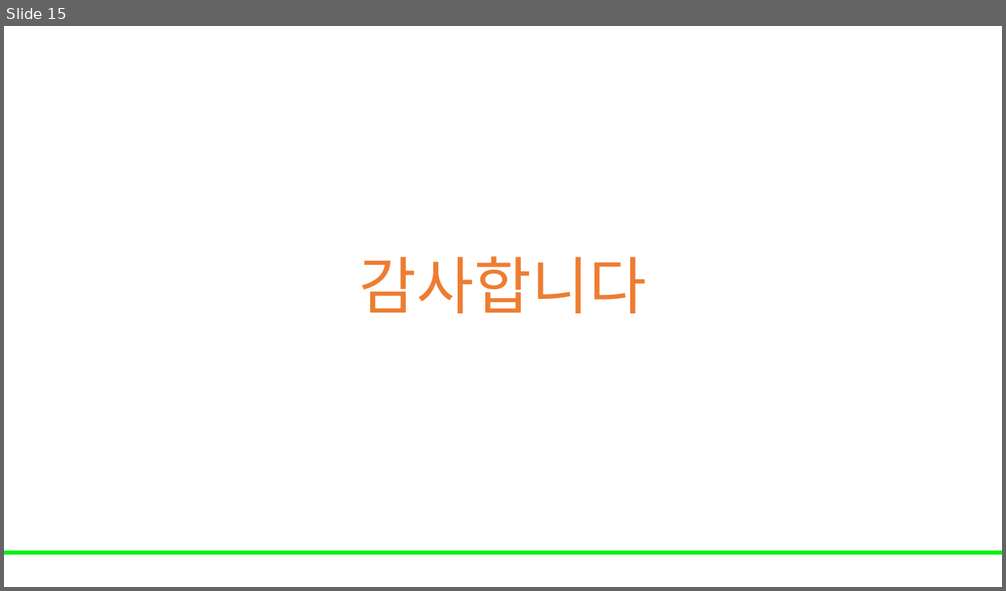
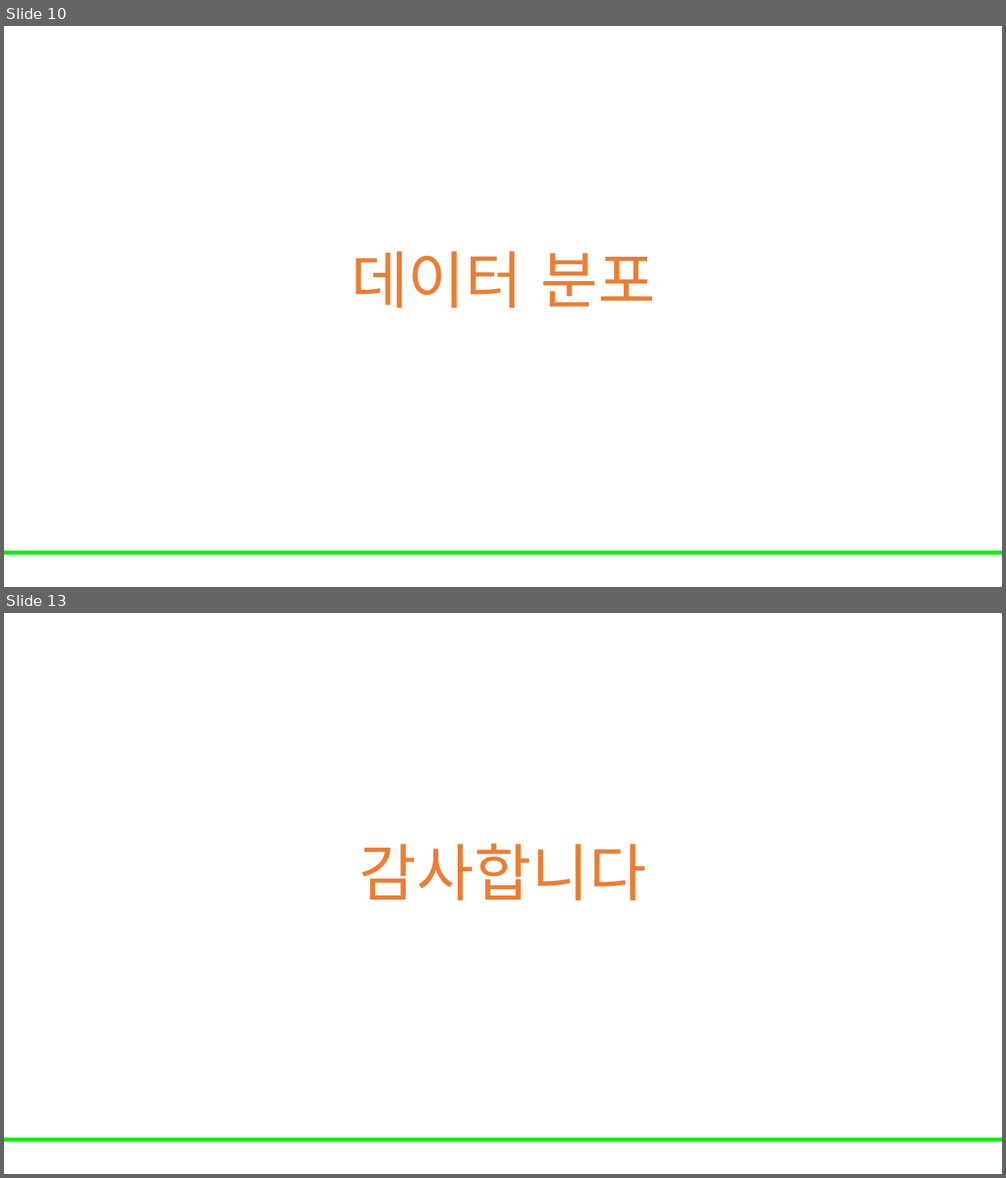
Before and after one commit to Leader-Lesson/KDT_RE_5th, a slide deck: material/5_AI/04_데이터 전처리와 EDA 기초.pptx. Shown one above the other, each under a label of ours: slide 15 before the commit, slides 10 and 13 after it; the slides between them are not shown. The pictures are 1006x591 and 1006x1178 pixels, drawn with LibreOffice and Linux fonts; fonts in the diff are those of the drawing; background and template pictures are left out. Boxes give left, top, right and bottom in pixels: in the first picture for what was removed or moved away, otherwise in the second. Text is boxed around its words. In the diff, an @@ line names an element or a change of style, - is before the commit and + after.

```diff
--- a/material/5_AI/04_데이터 전처리와 EDA 기초.pptx
+++ b/material/5_AI/04_데이터 전처리와 EDA 기초.pptx
@@ slide 10 added at (4, 26, 1002, 587), background #FFFFFF; not listed: 1 template element that a slide beside it also shows @@
@@ title added at (351, 251, 655, 308), 60 pt, text #ED7D31 @@
+데이터 분포
@@ what was slide 15 is now slide 13 @@
```
Also in this commit, not shown: 3 slides changed, 2 other slides added, 5 slides removed.
